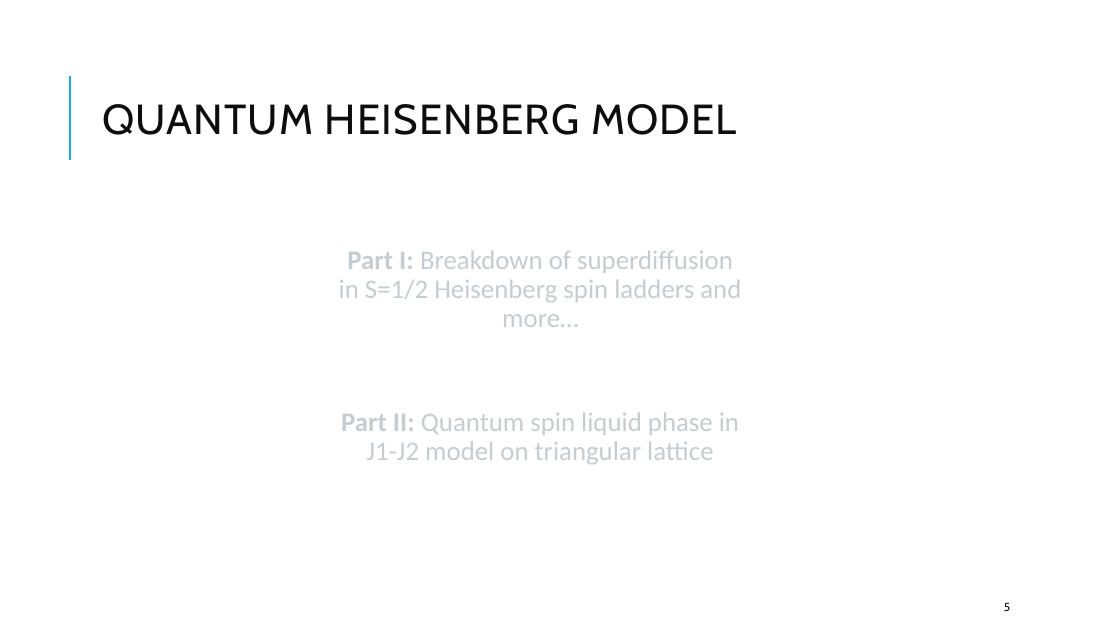
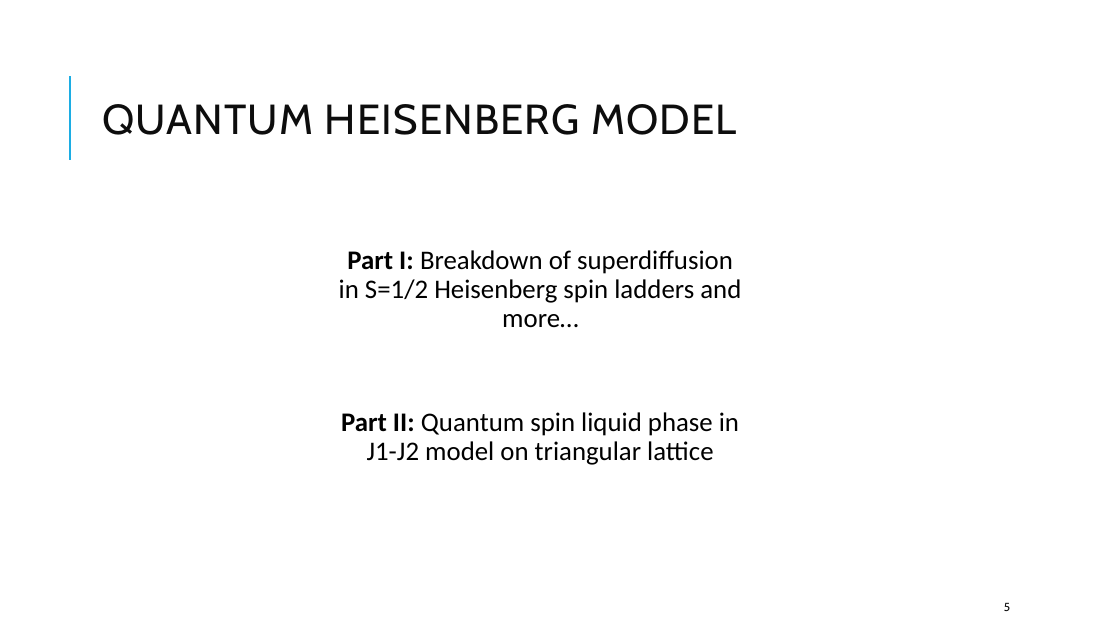
Before and after one commit to kwang0/KPZ-Project, a slide deck: slide 5 of Qualifying Exam Presentation.pptx. Drawn at 1120x630 pixels with LibreOffice and Linux fonts; fonts in the diff are those of the drawing. Boxes give left, top, right and bottom in pixels: in the first picture for what was removed or moved away, otherwise in the second. Text is boxed around its words. In the diff, an @@ line names an element or a change of style, - is before the commit and + after.

```diff
--- a/Qualifying Exam Presentation.pptx
+++ b/Qualifying Exam Presentation.pptx
@@ text "Part I: Breakdown of superdiffusion ..." at (x1=339, y1=250, x2=741, y2=328): text colour #C6CDD1 to #000000 @@
@@ text "Part II: Quantum spin liquid ..." at (x1=341, y1=412, x2=739, y2=465): text colour #C6CDD1 to #000000 @@
```
Also in this commit, not shown: 2 other slides changed.
